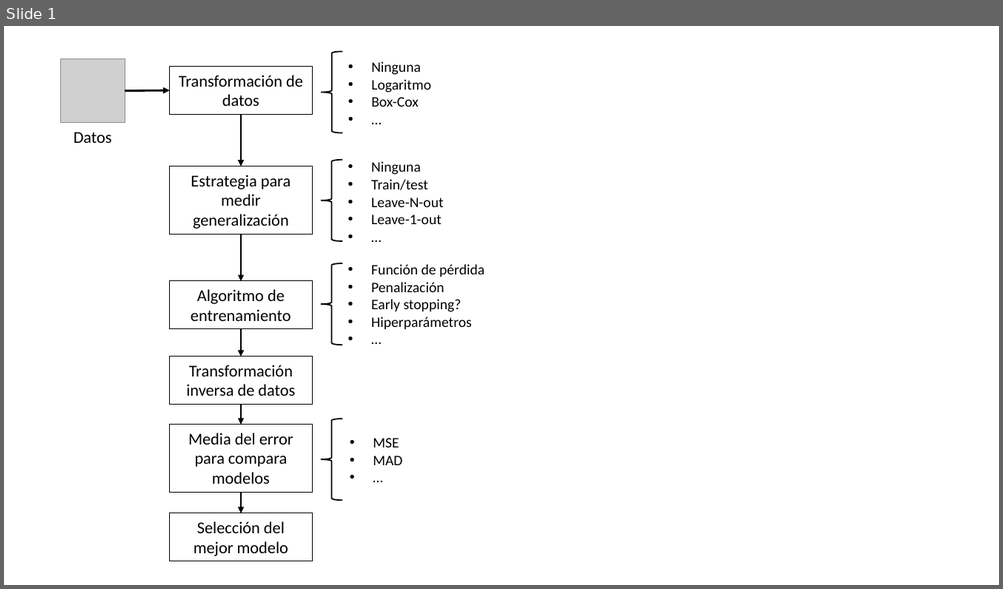
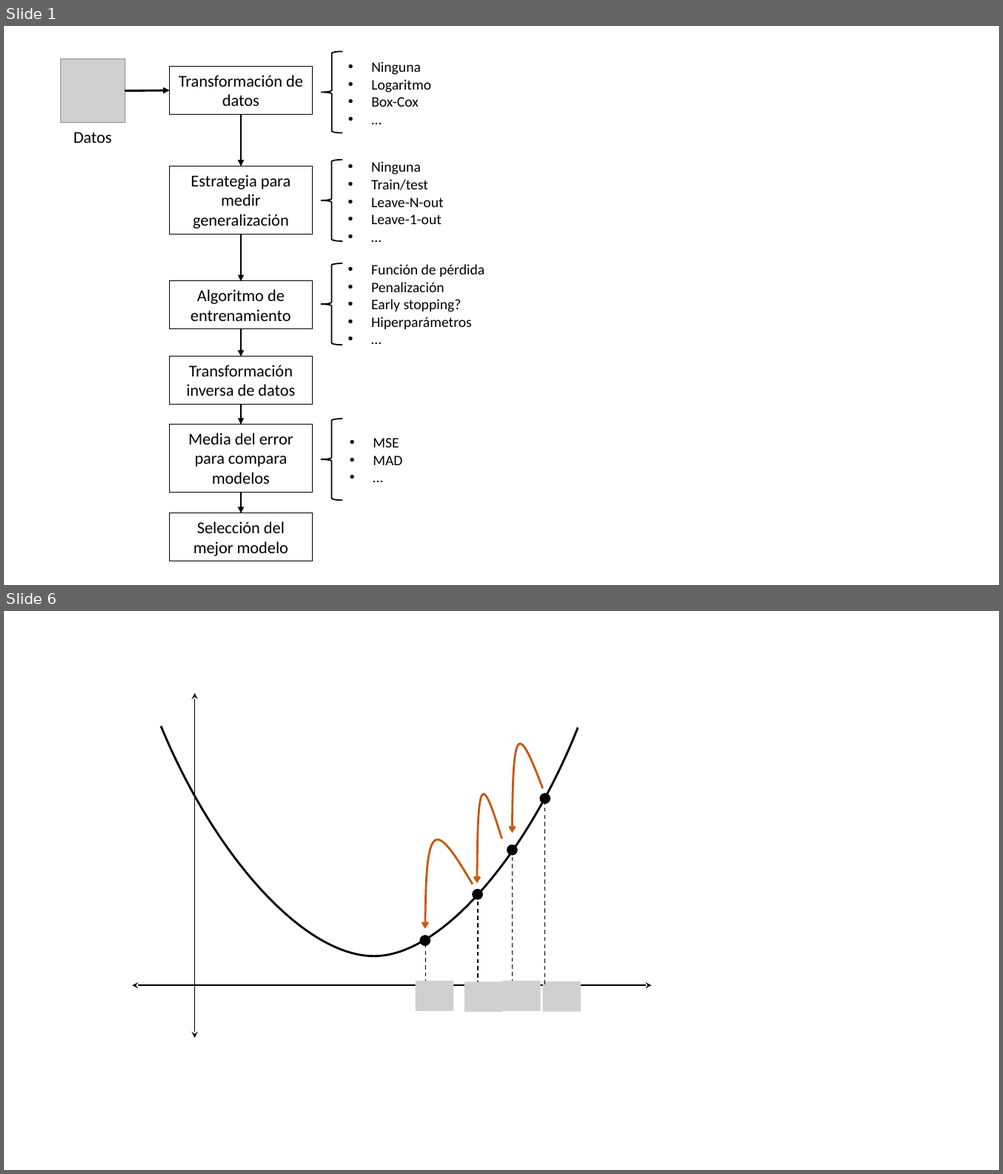
Before and after one commit to jdvelasq/courses-source, a slide deck: notebooks/sklearn/fundamentals/assets/aprendizaje.pptx. Shown one above the other, each under a label of ours: slide 1 before the commit, slides 1 and 6 after it; the slides between them are not shown. The pictures are 1003x589 and 1003x1174 pixels, drawn with LibreOffice and Linux fonts; fonts in the diff are those of the drawing; grey boxes stand for pictures. Boxes give left, top, right and bottom in pixels: in the first picture for what was removed or moved away, otherwise in the second. Text is boxed around its words. In the diff, an @@ line names an element or a change of style, - is before the commit and + after.

```diff
--- a/notebooks/sklearn/fundamentals/assets/aprendizaje.pptx
+++ b/notebooks/sklearn/fundamentals/assets/aprendizaje.pptx
@@ slide 6 added at (4,611,999,1170), background #FFFFFF @@
@@ double arrow added from (195, 1039) to (195, 693), #000000 1.25 pt @@
@@ freeform shape added at (161,726,578,957), outline #000000 2 pt @@
@@ freeform shape added at (512,743,543,833), outline #C55A11 2 pt @@
@@ freeform shape added at (477,795,502,884), outline #C55A11 2 pt @@
@@ ellipse added at (540,794,549,803), fill #000000, outline #000000 1 pt @@
@@ line added from (544, 800) to (544, 985), #000000 1 pt dashed @@
@@ freeform shape added at (425,840,472,930), outline #C55A11 2 pt @@
@@ ellipse added at (507,846,517,855), fill #000000, outline #000000 1 pt @@
@@ line added from (512, 850) to (512, 985), #000000 1 pt dashed @@
@@ ellipse added at (472,889,482,899), fill #000000, outline #000000 1 pt @@
@@ line added from (478, 894) to (478, 985), #000000 1 pt dashed @@
@@ ellipse added at (421,936,430,945), fill #000000, outline #000000 1 pt @@
@@ line added from (426, 944) to (426, 985), #000000 1 pt dashed @@
@@ double arrow added from (652, 985) to (132, 985), #000000 1.25 pt @@
@@ picture added at (415,981,453,1011) @@
@@ picture added at (464,982,503,1011) @@
@@ picture added at (503,981,540,1011) @@
@@ picture added at (543,982,580,1011) @@
```
Also in this commit, not shown: 4 other slides added, 49 other files.
